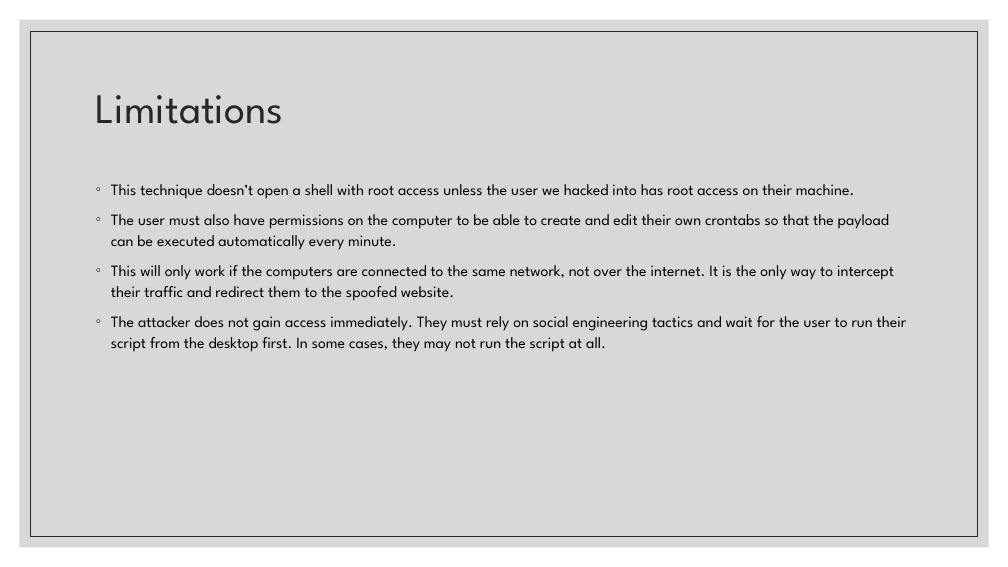
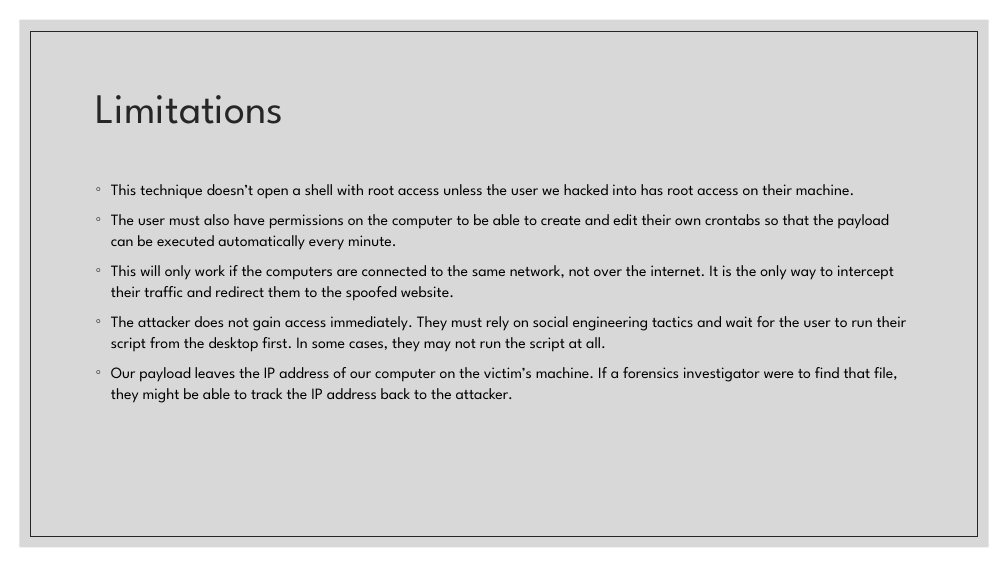
Before and after one commit to JulianKeller/cs425-backdoor, a slide deck: slide 13 of Documents/Remote_attacks_and_backdoors.pptx. Drawn at 1008x567 pixels with LibreOffice and Linux fonts; fonts in the diff are those of the drawing. Boxes give left, top, right and bottom in pixels: in the first picture for what was removed or moved away, otherwise in the second. Text is boxed around its words. In the diff, an @@ line names an element or a change of style, - is before the commit and + after.

```diff
--- a/Documents/Remote_attacks_and_backdoors.pptx
+++ b/Documents/Remote_attacks_and_backdoors.pptx
@@ text at box(111, 367, 898, 403): paragraph added @@
+◦ Our payload leaves the IP address of our computer on the victim’s machine. If a forensics investigator were to find that file, they might be able to track the IP address back to the attacker.
```
Also in this commit, not shown: 1 other slide changed.
